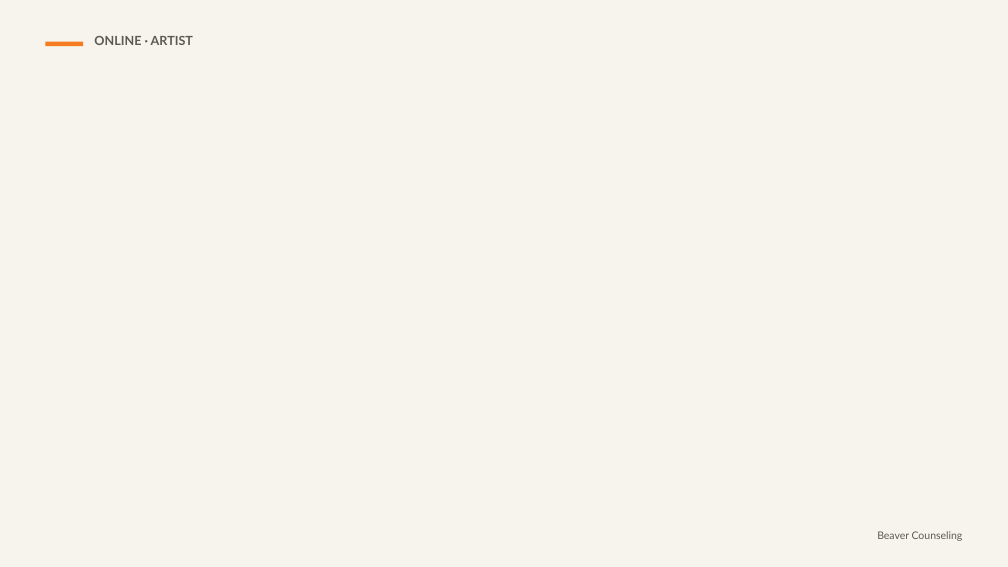
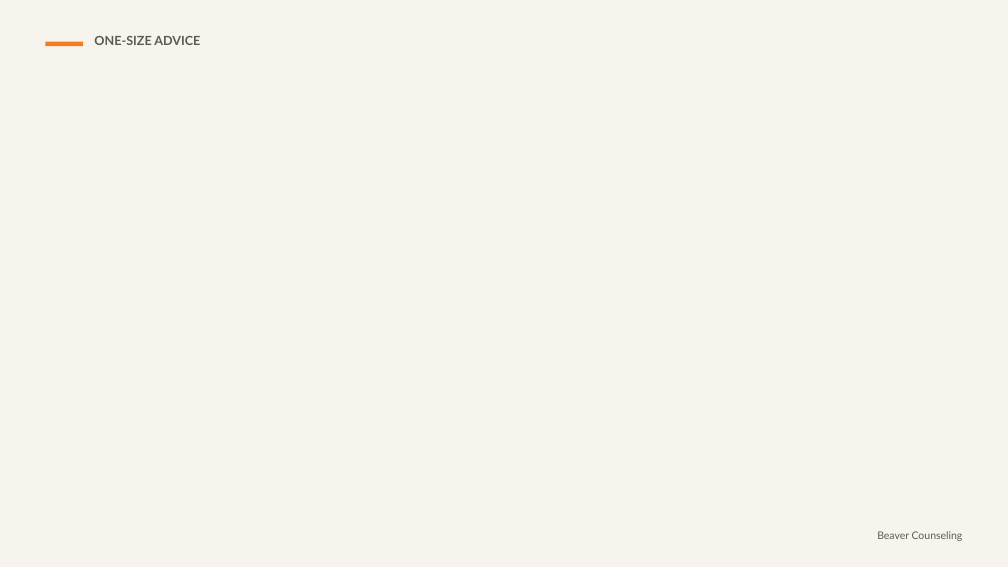
Before and after one commit to rmwtoolkit/bcds-toolkit, a slide deck: slide 14 of decks/everything-connects-lesson-v2.pptx (slide 7 before the commit). Drawn at 1008x567 pixels with LibreOffice and Linux fonts; fonts in the diff are those of the drawing; background and template pictures are left out. Boxes give left, top, right and bottom in pixels: in the first picture for what was removed or moved away, otherwise in the second. Text is boxed around its words. In the diff, an @@ line names an element or a change of style, - is before the commit and + after.

```diff
--- a/decks/everything-connects-lesson-v2.pptx
+++ b/decks/everything-connects-lesson-v2.pptx
@@ text at [94,36,200,45]: text changed @@
-ONLINE · ARTIST
+ONE-SIZE ADVICE
```
Also in this commit, not shown: 14 other slides changed, 8 slides removed, 3 other files.
